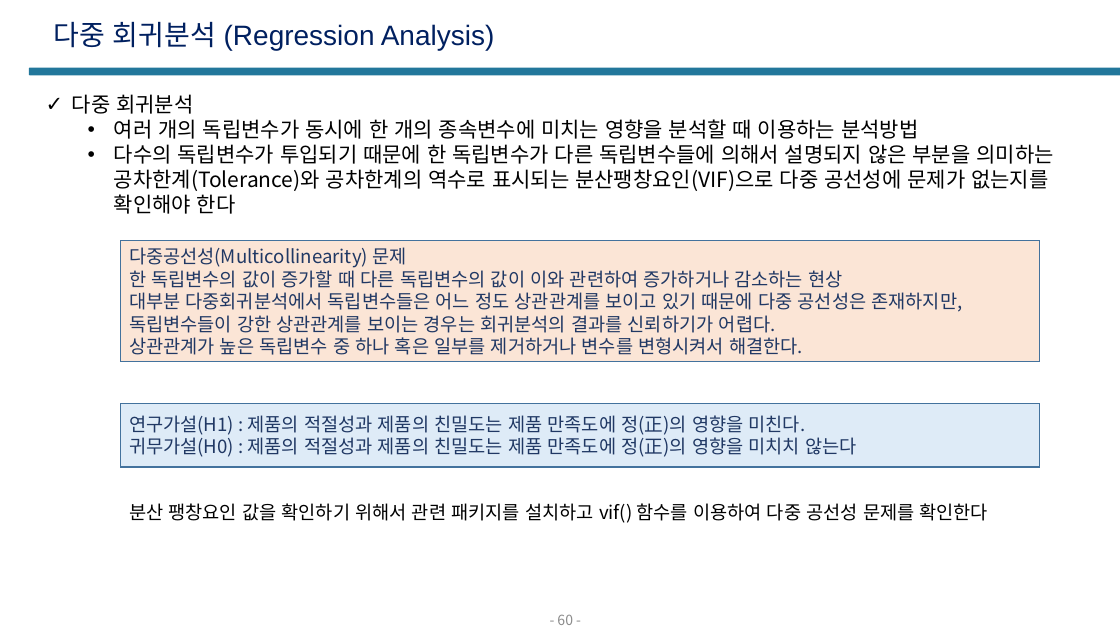
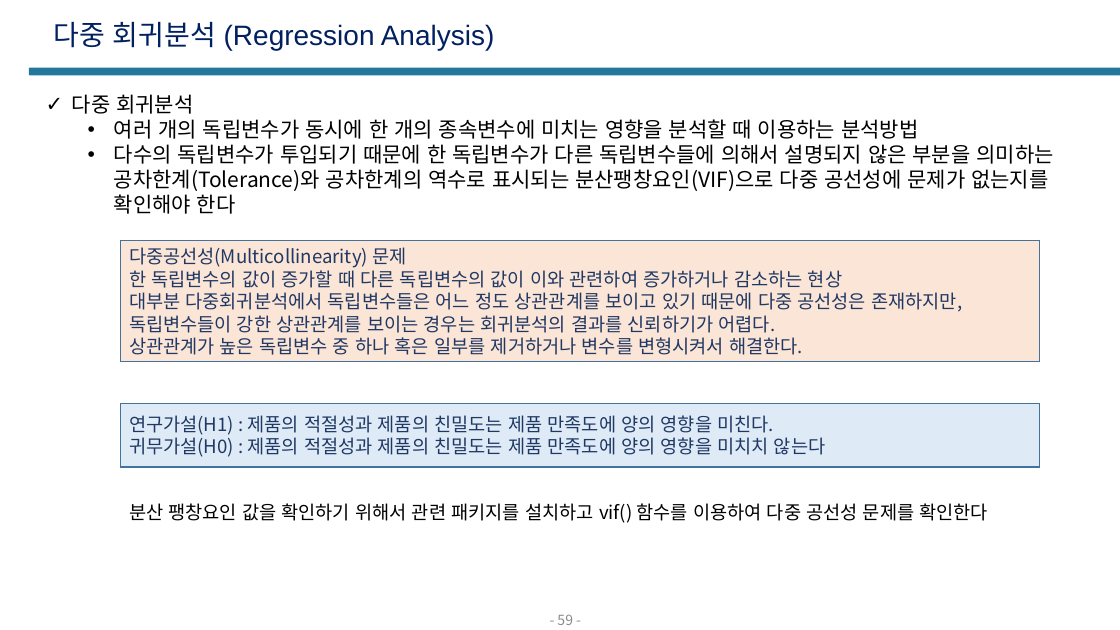
Before and after one commit to Q3333/TIL, a slide deck: slide 59 of BigData/통계/통계v3.pptx (slide 60 before the commit). Drawn at 1120x630 pixels with LibreOffice and Linux fonts; fonts in the diff are those of the drawing. Boxes give left, top, right and bottom in pixels: in the first picture for what was removed or moved away, otherwise in the second. Text is boxed around its words. In the diff, an @@ line names an element or a change of style, - is before the commit and + after.

```diff
--- a/BigData/통계/통계v3.pptx
+++ b/BigData/통계/통계v3.pptx
@@ text in rectangle at (129, 415, 825, 457): text changed @@
-연구가설(H1) : 제품의 적절성과 제품의 친밀도는 제품 만족도에 정(正)의 영향을 미친다.
-귀무가설(H0) : 제품의 적절성과 제품의 친밀도는 제품 만족도에 정(正)의 영향을 미치치 않는다
+연구가설(H1) : 제품의 적절성과 제품의 친밀도는 제품 만족도에 양의 영향을 미친다.
+귀무가설(H0) : 제품의 적절성과 제품의 친밀도는 제품 만족도에 양의 영향을 미치치 않는다
@@ page number at (557, 614, 573, 625): text changed @@
-- 60 -
+- 59 -
```
Also in this commit, not shown: 12 other slides changed, 43 slides added, 1 slide removed, 55 other files.
